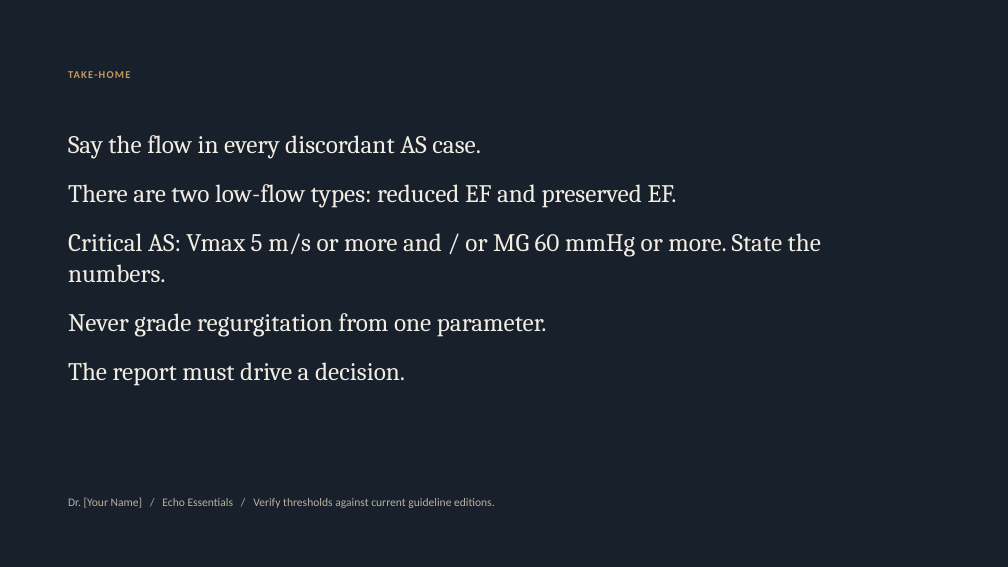
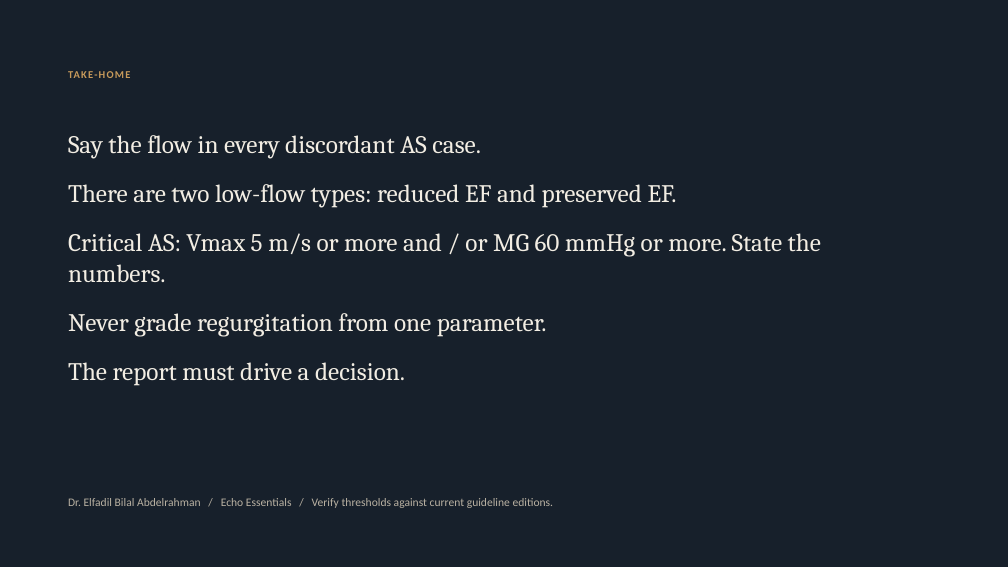
Before and after one commit to fadilbilal56/-, a slide deck: slide 24 of echo-essentials/dist/2_Echo_Essentials_Teaching_Slides.pptx. Drawn at 1008x567 pixels with LibreOffice and Linux fonts; fonts in the diff are those of the drawing. Boxes give left, top, right and bottom in pixels: in the first picture for what was removed or moved away, otherwise in the second. Text is boxed around its words. In the diff, an @@ line names an element or a change of style, - is before the commit and + after.

```diff
--- a/echo-essentials/dist/2_Echo_Essentials_Teaching_Slides.pptx
+++ b/echo-essentials/dist/2_Echo_Essentials_Teaching_Slides.pptx
@@ text at box(68, 498, 554, 508): text changed @@
-Dr. [Your Name] / Echo Essentials / Verify thresholds against current guideline editions.
+Dr. Elfadil Bilal Abdelrahman / Echo Essentials / Verify thresholds against current guideline editions.
```
Also in this commit, not shown: 1 other slide changed, 19 other files.
